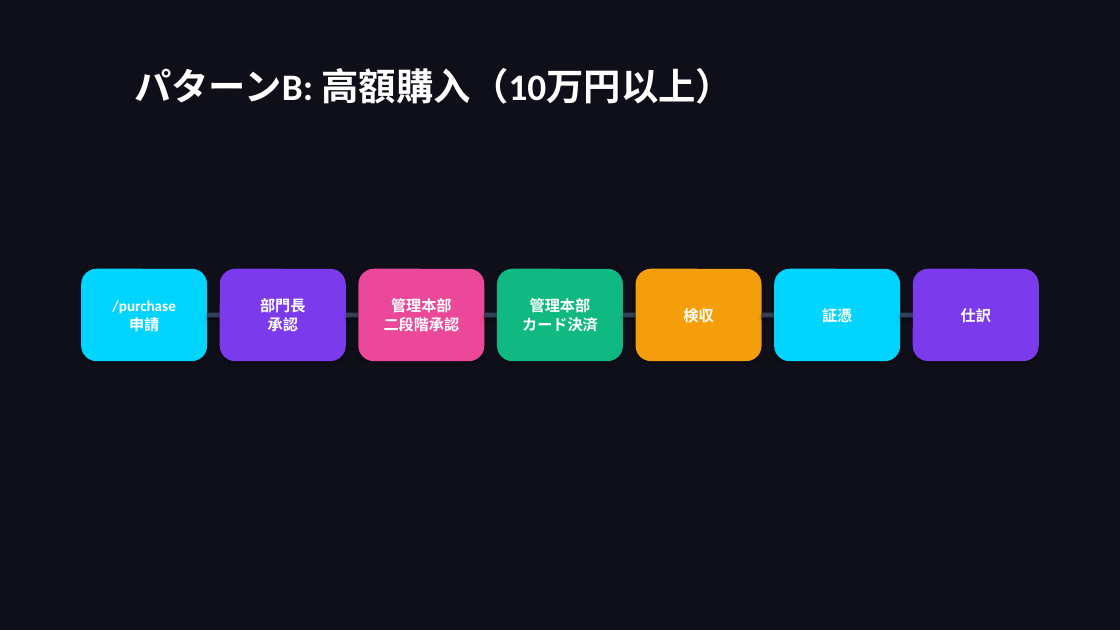
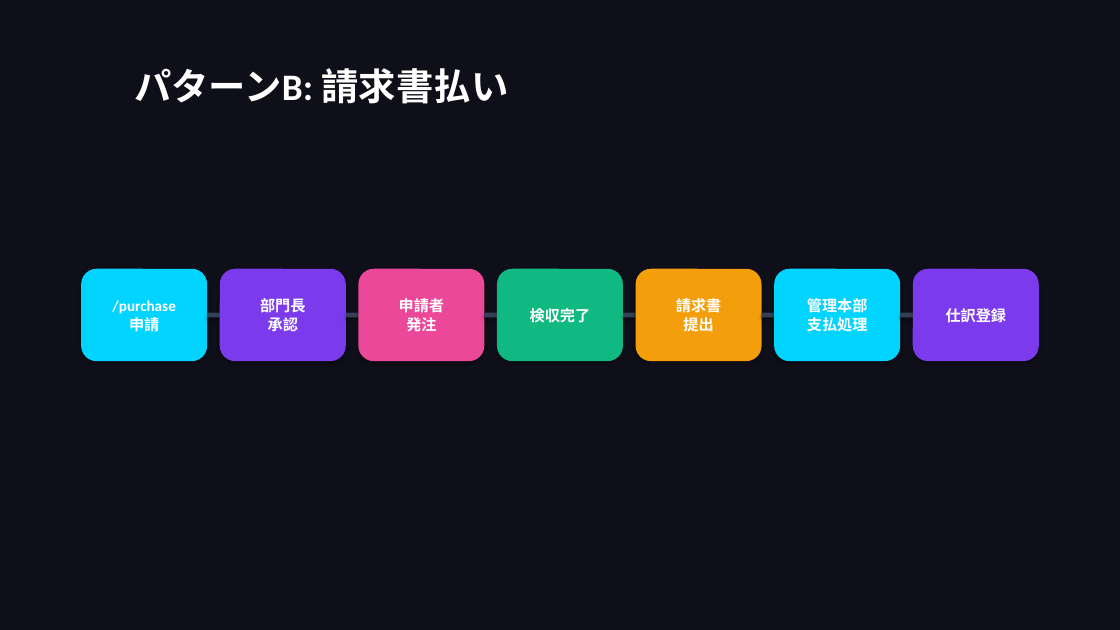
Before and after one commit to takeshiizawa123/next-procurement-poc, a slide deck: slide 7 of docs/operational-guide.pptx. Drawn at 1120x630 pixels with LibreOffice and Linux fonts; fonts in the diff are those of the drawing. Boxes give left, top, right and bottom in pixels: in the first picture for what was removed or moved away, otherwise in the second. Text is boxed around its words. In the diff, an @@ line names an element or a change of style, - is before the commit and + after.

```diff
--- a/docs/operational-guide.pptx
+++ b/docs/operational-guide.pptx
@@ text at (134,68,509,104): text changed @@
-パターンB: 高額購入（10万円以上）
+パターンB: 請求書払い
@@ text in rounded rectangle at (399,298,444,331): text changed @@
-管理本部
-二段階承認
+申請者
+発注
@@ text in rounded rectangle at (676,296,721,332): text changed @@
-検収
+請求書
+提出
@@ text in rounded rectangle at (807,298,868,332): text changed @@
-証憑
+管理本部
+支払処理
@@ text in rounded rectangle at (530,308,591,323): text changed @@
-管理本部
-カード決済
+検収完了
@@ text in rounded rectangle at (946,308,1007,323): text changed @@
-仕訳
+仕訳登録
```
Also in this commit, not shown: 9 other slides changed, 1 slide removed, 5 other files.
